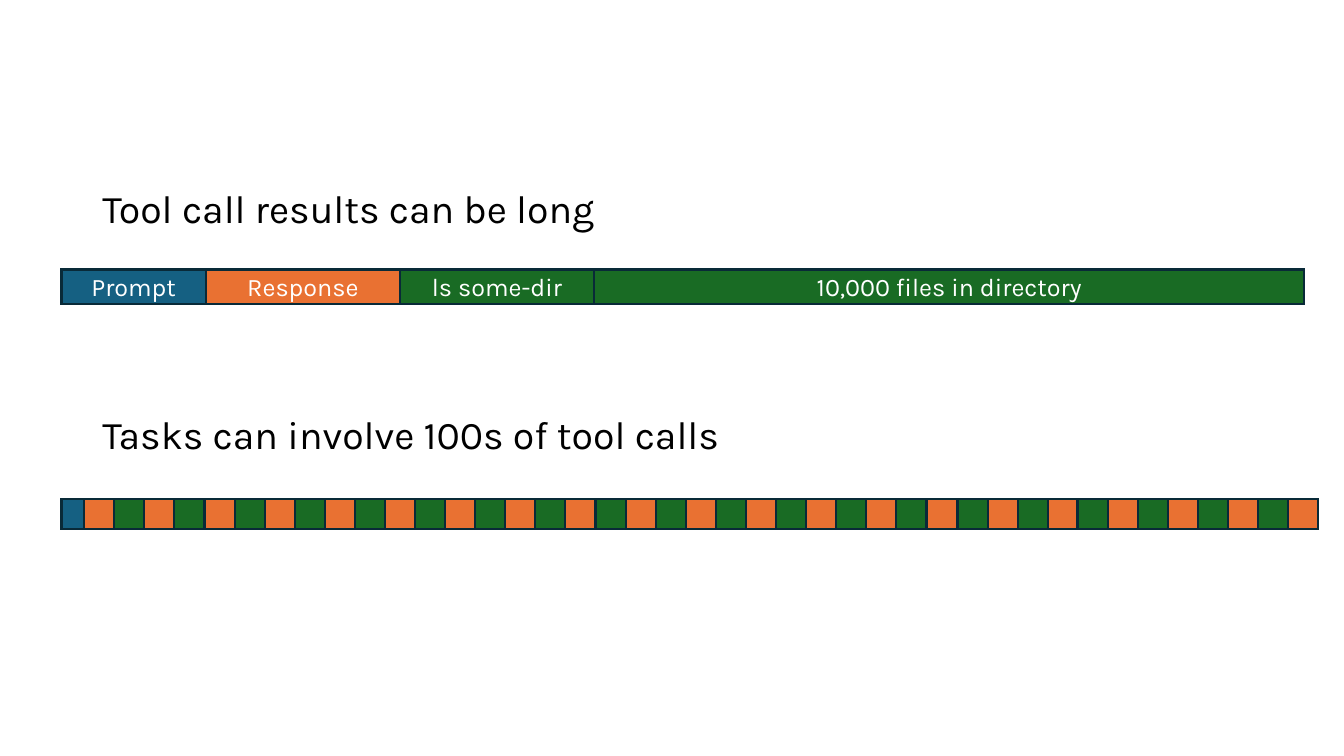
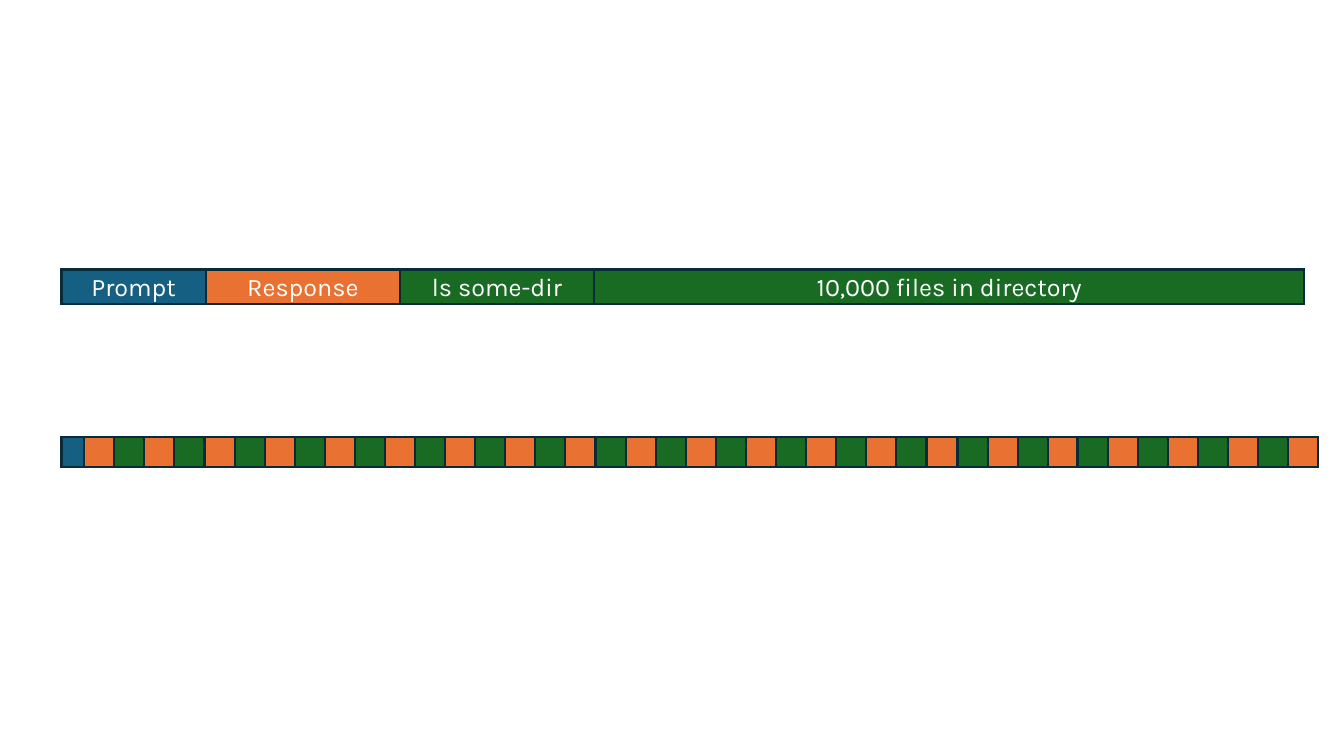
Before and after one commit to lukejoconnor/spell, a slide deck: slide 9 of writeup/spell-slides-030926.pptx (slide 10 before the commit). Drawn at 1344x756 pixels with LibreOffice and Linux fonts; fonts in the diff are those of the drawing. Boxes give left, top, right and bottom in pixels: in the first picture for what was removed or moved away, otherwise in the second. Text is boxed around its words. In the diff, an @@ line names an element or a change of style, - is before the commit and + after.

```diff
--- a/writeup/spell-slides-030926.pptx
+++ b/writeup/spell-slides-030926.pptx
@@ text removed at (102,196,719,450) @@
-Tool call results can be long
-Tasks can involve 100s of tool calls
@@ 42 rectangles: place and size @@
-42 rectangles at (62,499,1319,529)
+42 rectangles at (62,438,1319,468)
```
Also in this commit, not shown: 10 other slides changed, 24 slides added, 1 slide removed, 10 other files.
